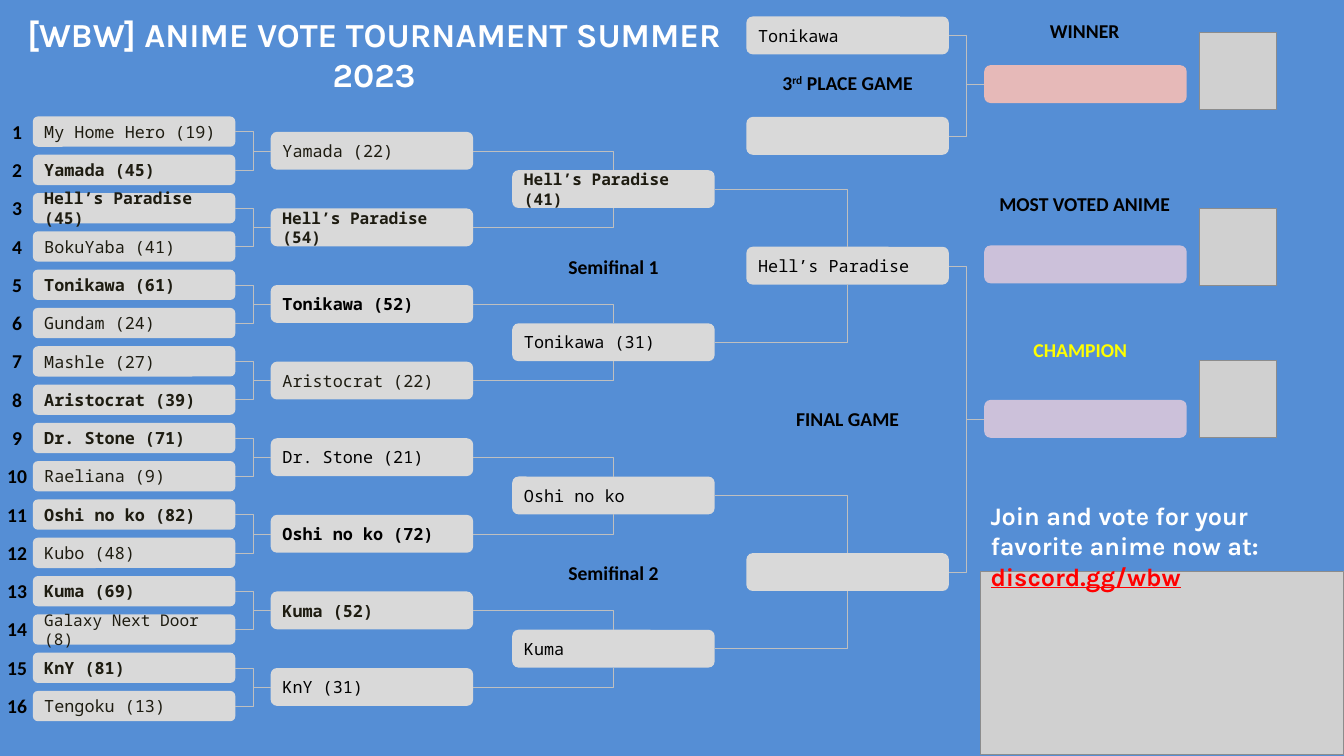
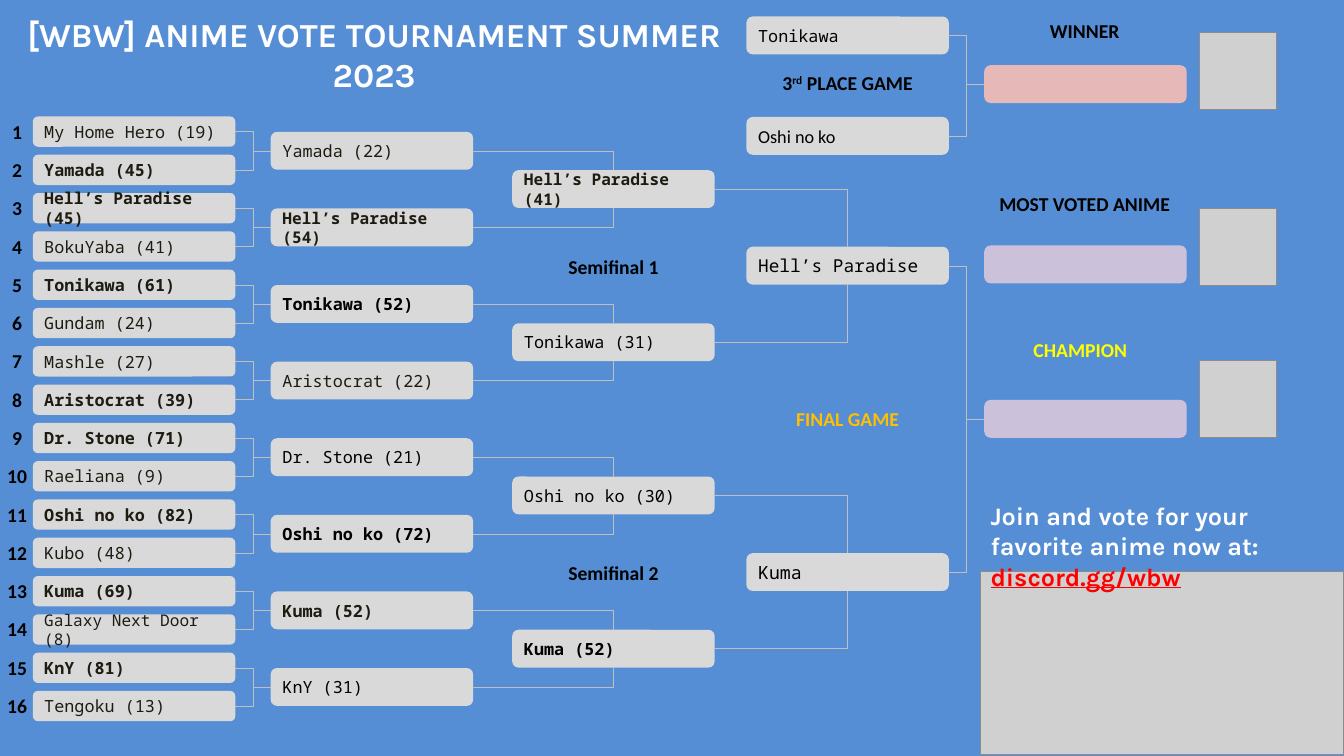
Before and after one commit to WBWMakoto/-WBW-Anime-tournament-SS1-2023, a slide deck: slide 2 of Anime Rank.pptx. Drawn at 1344x756 pixels with LibreOffice and Linux fonts; fonts in the diff are those of the drawing; grey boxes stand for pictures; background and template pictures are left out. Boxes give left, top, right and bottom in pixels: in the first picture for what was removed or moved away, otherwise in the second. Text is boxed around its words. In the diff, an @@ line names an element or a change of style, - is before the commit and + after.

```diff
--- a/Anime Rank.pptx
+++ b/Anime Rank.pptx
@@ text in rounded rectangle at (758,130,835,143): text added @@
+Oshi no ko
@@ rounded rectangle "Hell’s Paradise" at (747,247,950,285): size 12 to 12.7 pt @@
@@ text "FINAL GAME" at (796,413,899,426): text colour #000000 to #FFC000 @@
@@ text in rounded rectangle at (524,489,675,505): text changed @@
-Oshi no ko
+Oshi no ko (30)
@@ text in rounded rectangle at (758,566,802,579): text added @@
+Kuma
@@ text in rounded rectangle at (524,643,614,658): text changed; bold on @@
-Kuma
+Kuma (52)
```
Also in this commit, not shown: 5 other files.
